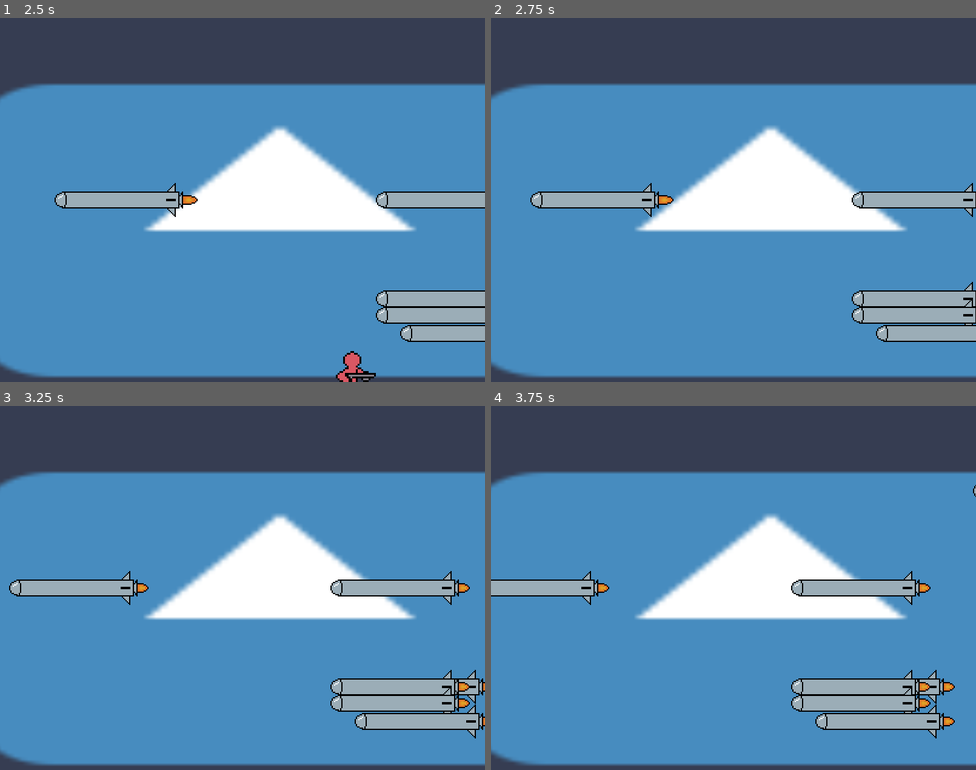
Above: before the commit, frames 1-4 (two rows, left to right).
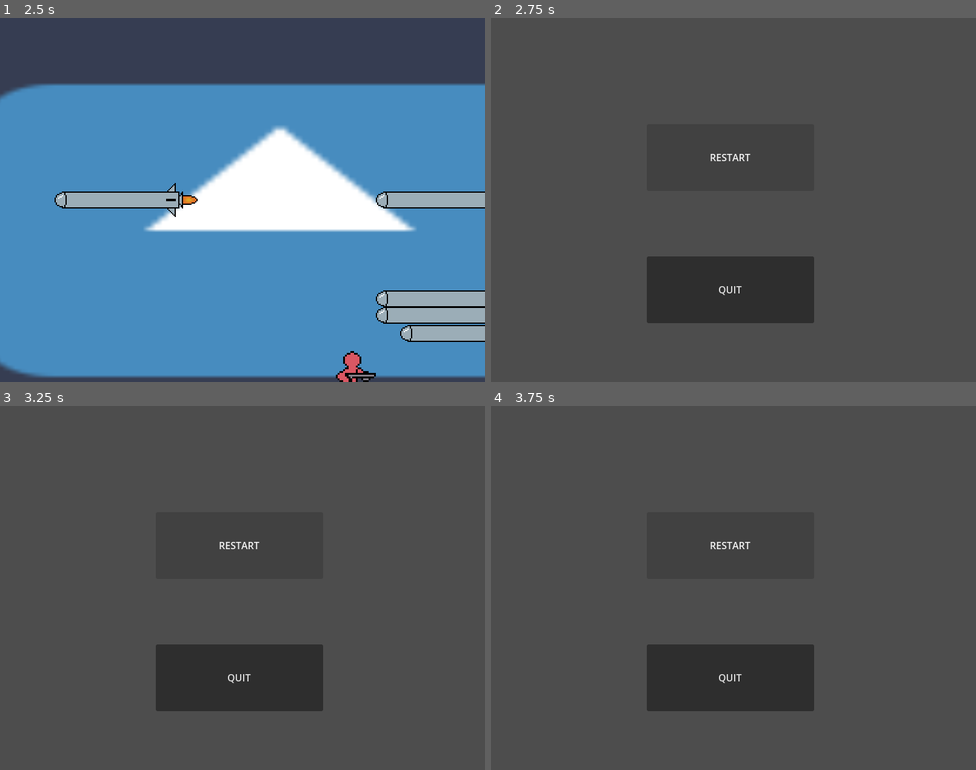
Above: after the commit, the same moments.

Repository: terminator0521/air-jumper
Game: Godot game, scene res://scenes/start_menu.tscn
Two runs of this game, one before a commit and one after it. Both use one fixed random seed, a clock stepped at 60 frames per second and the inputs below. The engine's default icon, where the game draws it, is replaced by a stand-in: a white triangle on a blue panel in a dark square.
Inputs (mouse positions are in pixels of both pictures, inside the frame that each line leads up to):
- Up to frame 1 (2.5 s): click (242, 138) at 0.5 s; hold Right 1.28-2.03 s; tap X (shoot) at 1.35, 2.1 s; tap Z (jump) at 1.52, 2.27 s; hold Down (down) from 2.03 s (still down)
- Up to frame 2 (2.75 s): keep holding Down (down)
- Up to frame 3 (3.25 s): release Down (down) at 2.75 s; click (237, 544) at 2.75 s, where only the run after the commit has a clickable "RESTART"
- Up to frame 4 (3.75 s): click (728, 544) at 3.5 s, where only the run after the commit has a clickable "RESTART"

Frame 1 is identical in both runs. In frame 2, 81% of the frame differs, in the area x 0-100%, y 18-99%; in frame 3, 81%; in frame 4, 81%.

Commit message:
add player death trigger

Diff:
--- a/project.godot
+++ b/project.godot
@@ -39,6 +39,7 @@
 Platform=""
 Bounds=""
 Bullet=""
+Player=""
 
 [input]
 
--- a/scenes/game.tscn
+++ b/scenes/game.tscn
@@ -174,7 +174,7 @@
 sprite_frames = SubResource("SpriteFrames_sfuul")
 animation = &"up"
 
-[node name="Area2D" type="Area2D" parent="Player" unique_id=1526341759]
+[node name="Area2D" type="Area2D" parent="Player" unique_id=1526341759 groups=["Player"]]
 
 [node name="CollisionShape2D" type="CollisionShape2D" parent="Player/Area2D" unique_id=1567380980]
 shape = SubResource("RectangleShape2D_2g0sk")
@@ -204,4 +204,5 @@
 [connection signal="area_exited" from="Player/Area2D" to="Player" method="_on_area_2d_area_exited"]
 [connection signal="area_entered" from="Bullet/Area" to="Bullet" method="_on_area_area_entered"]
 [connection signal="area_exited" from="BoundsArea" to="Platforms" method="_on_bounds_area_area_exited"]
+[connection signal="area_exited" from="BoundsArea" to="Player" method="_on_bounds_area_area_exited"]
 [connection signal="area_exited" from="BoundsArea" to="Bullet" method="_on_bounds_area_area_exited"]
--- /dev/null
+++ b/scenes/game_end.tscn
@@ -0,0 +1,25 @@
+[gd_scene format=3 uid="uid://dqxyqtlgcks2u"]
+
+[node name="Control" type="Control" unique_id=1251547009]
+layout_mode = 3
+anchors_preset = 15
+anchor_right = 1.0
+anchor_bottom = 1.0
+grow_horizontal = 2
+grow_vertical = 2
+
+[node name="Retry" type="Button" parent="." unique_id=985666142]
+layout_mode = 0
+offset_left = 257.0
+offset_top = 175.0
+offset_right = 533.0
+offset_bottom = 285.0
+text = "RESTART"
+
+[node name="Quit" type="Button" parent="." unique_id=313173589]
+layout_mode = 0
+offset_left = 257.0
+offset_top = 393.0
+offset_right = 533.0
+offset_bottom = 503.0
+text = "QUIT"
--- a/scripts/player.gd
+++ b/scripts/player.gd
@@ -126,3 +126,10 @@
 		if extents is Vector2:
 			return extents * area.global_scale
 	return Vector2.ZERO
+
+
+func _on_bounds_area_area_exited(area: Area2D) -> void:
+	if area.is_in_group("Player"):
+		get_tree().change_scene_to_file("res://scenes/game_end.tscn")
+	pass
+	pass # Replace with function body.
